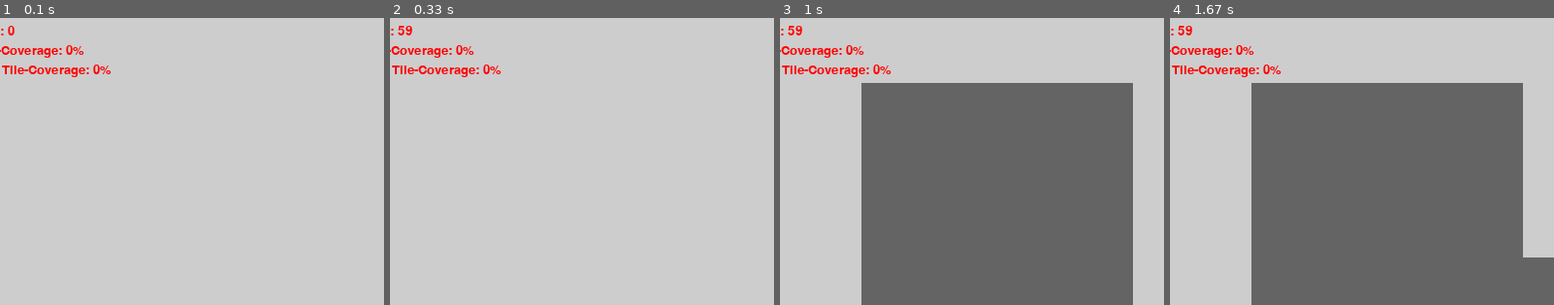
Above: before the commit, frames 1-4 (left to right).
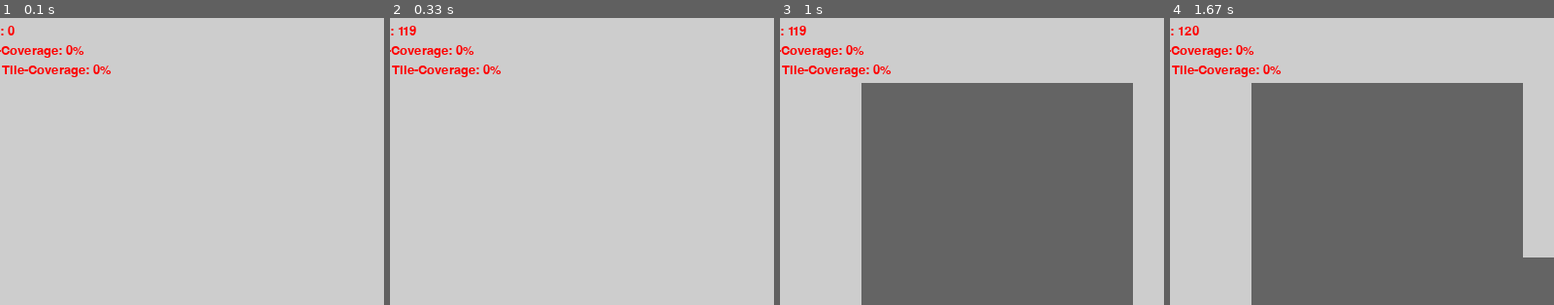
Above: after the commit, the same moments.

Repository: StatueFungus/VacuumCleanerSim
Game: pygame game, started from VacuumCleanerSim.py
The game is run twice, just before and just after one commit, with the same random seed, the same clock (stepped at 60 frames per second) and the same inputs.
Inputs (mouse positions are % of the whole screen's width and height, from its top left):
- Up to frame 1 (0.1 s): no input
- Up to frame 2 (0.33 s): no input
- Up to frame 3 (1 s): press the mouse at (51, 57) at 0.37 s; move the mouse to (38, 54) at 0.47 s; release the mouse at (26, 51) at 0.6 s; press the mouse at (51, 57) at 0.7 s; move the mouse to (33, 35) at 0.8 s; release the mouse at (16, 14) at 0.93 s
- Up to frame 4 (1.67 s): press the mouse at (51, 57) at 1.03 s; move the mouse to (34, 44) at 1.13 s; release the mouse at (18, 31) at 1.27 s; press the mouse at (51, 57) at 1.37 s; move the mouse to (58, 50) at 1.47 s; release the mouse at (66, 44) at 1.6 s
The pictures show only the part of the screen within x 5-55%, y 2-52%; the shares and areas given below are measured in that part.

Frame 1 is identical in both runs. In frame 2, 0.1% of the frame differs, in the area x 2-7%, y 2-7%; in frame 3, 0.1%; in frame 4, 0.1%, in the area x 2-8%, y 2-7%.

Commit message:
adds random seed for presentation

Diff:
--- a/VacuumCleanerSim.py
+++ b/VacuumCleanerSim.py
@@ -1,3 +1,5 @@
+import random
+
 import pygame
 import sys
 
@@ -97,4 +99,5 @@
 
 
 if __name__ == '__main__':
+    random.seed(1)
     VacuumCleanerSim().start_simulation()
--- a/conf/config.json
+++ b/conf/config.json
@@ -13,9 +13,8 @@
       "5": { "obstacles": [[10, 10, 365, 95], [380, 252, 410, 337], [381, 220, 23, 41]], "robot": [29, 503, 30], "name":"hummerkorb-falle" },
       "6": { "obstacles": [[361, 10, 76, 462]], "robot": [580, 270, 30], "name":"narrow passage" },
       "7": { "obstacles": [[10, 420, 447, 170], [10, 10, 165, 43], [611, 10, 179, 58], [10, 252, 86, 171]], "name":"normal room" },
-      "8": { "obstacles": [[10, 420, 447, 170], [10, 10, 165, 43], [611, 10, 179, 58], [10, 252, 86, 171]], "robot": [730, 501, 30], "name":"normal room" }
-
-
+      "8": { "obstacles": [[10, 420, 447, 170], [10, 10, 165, 43], [611, 10, 179, 58], [10, 252, 86, 171]], "robot": [730, 501, 30], "name":"normal room" },
+      "9": { "obstacles": [], "robot": [385, 285, 30], "name":"random spiral" }
     }
   },
   "robot":{
@@ -25,7 +24,7 @@
     "dirt_per_cover": 10
   },
   "simulation": {
-    "fps": 60,
+    "fps": 500,
     "default_algorithm": "random",
     "ticks_for_cover": 10,
     "dirt": 50,
